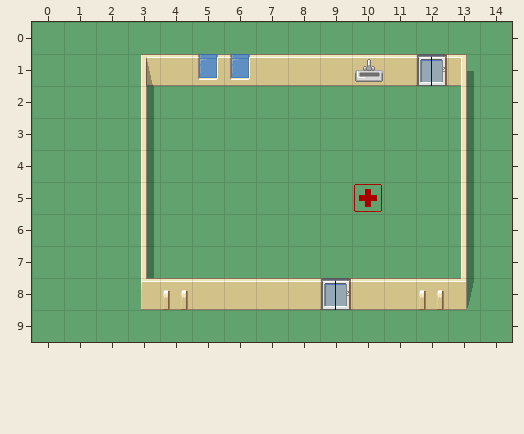
Two versions of a level (Tiled map, data/levels/tutorial1.tmx). Above is the file before it was changed.
Cells are 32x32 px. Shown: x 0..14, y 0..9.
The same view after the edit:
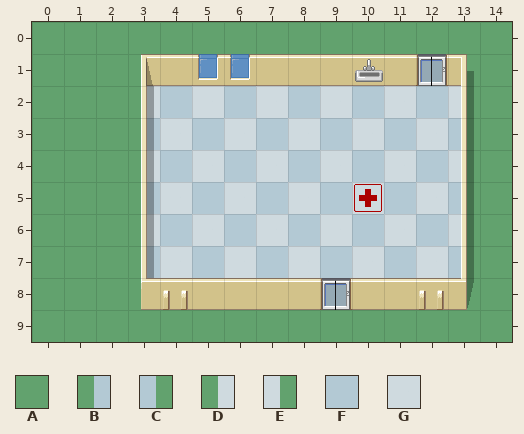
Key: from "hospital_256": A 4, B 12, C 13, D 20, E 21, F 30, G 31.
_ is an empty cell.
Tiles replaced or removed in this view: A.
Edits made:
Changed rows in their new state; . is an unchanged cell.
Layer "floor":
first column x 3:
 2 DFGFGFGFGFE
 3 BGFGFGFGFGC
 4 DFGFGFGFGFE
 5 BGFGFGFGFGC
 6 DFGFGFGFGFE
 7 BGFGFGFGFGC
